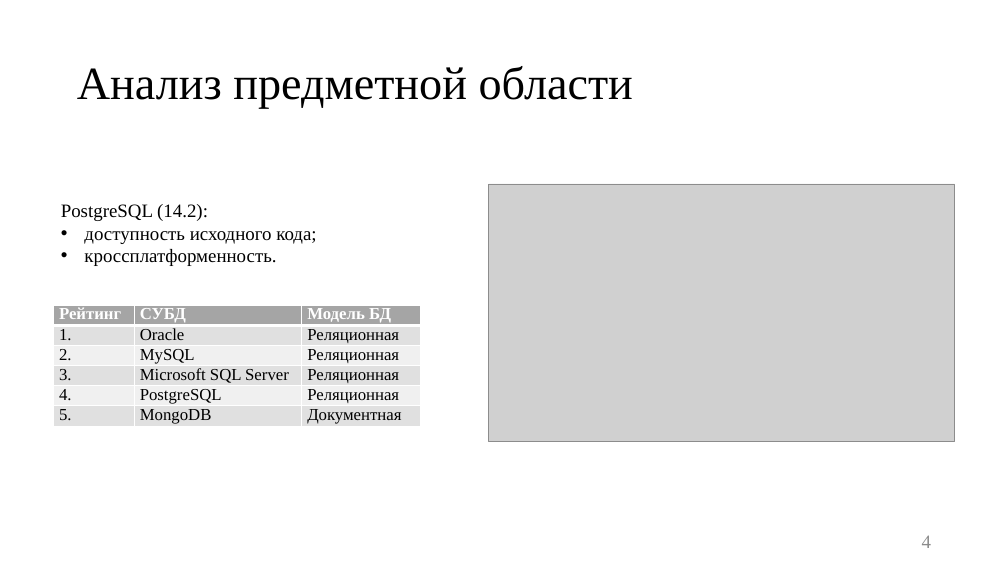
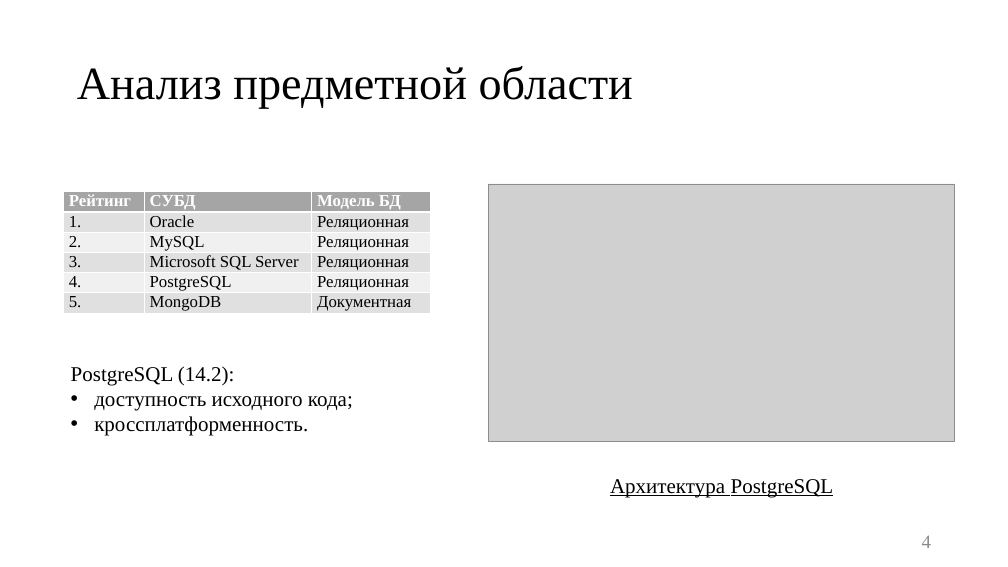
Before and after one commit to platosha-git/Diplom-theory, a slide deck: slide 4 of Презентация.pptx. Drawn at 1008x567 pixels with LibreOffice and Linux fonts; fonts in the diff are those of the drawing; grey boxes stand for pictures. Boxes give left, top, right and bottom in pixels: in the first picture for what was removed or moved away, otherwise in the second. Text is boxed around its words. In the diff, an @@ line names an element or a change of style, - is before the commit and + after.

```diff
--- a/Презентация.pptx
+++ b/Презентация.pptx
@@ table: place and size @@
-table at <box>54,305,422,428</box>
+table at <box>64,192,432,315</box>
@@ text "PostgreSQL (14.2):": place and size @@
-text "PostgreSQL (14.2):" at <box>61,204,316,266</box>
+text "PostgreSQL (14.2):" at <box>71,366,353,436</box>
@@ text "PostgreSQL (14.2):" at <box>71,366,353,436</box>: size 18 to 20 pt @@
@@ text added at <box>610,479,834,497</box>, 20 pt, text #000000, underline @@
+Архитектура PostgreSQL
```
Also in this commit, not shown: 5 other slides changed, 18 other files.
